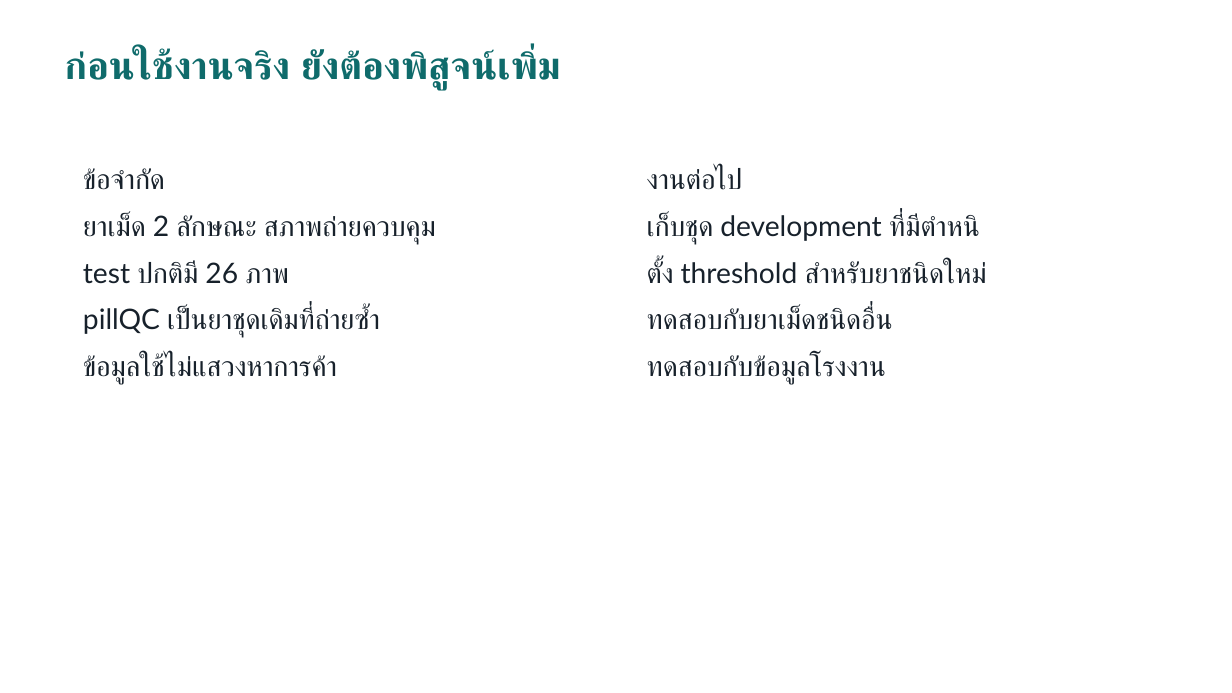
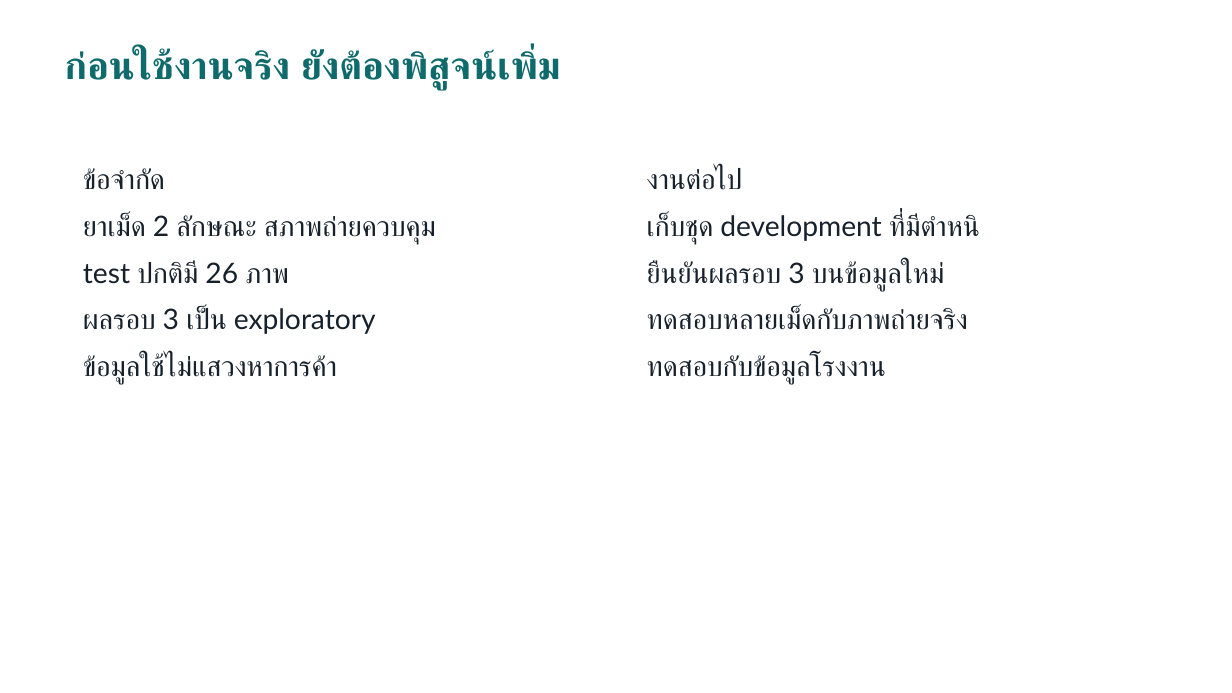
Before and after one commit to BoonyasakR/project-ai-pill, a slide deck: slide 14 of docs/AI_Pill_Anomaly_Detection_Slides.pptx (slide 12 before the commit). Drawn at 1232x693 pixels with LibreOffice and Linux fonts; fonts in the diff are those of the drawing. Boxes give left, top, right and bottom in pixels: in the first picture for what was removed or moved away, otherwise in the second. Text is boxed around its words. In the diff, an @@ line names an element or a change of style, - is before the commit and + after.

```diff
--- a/docs/AI_Pill_Anomaly_Detection_Slides.pptx
+++ b/docs/AI_Pill_Anomaly_Detection_Slides.pptx
@@ text at <box>647,261,968,330</box>: text changed @@
-ตั้ง threshold สำหรับยาชนิดใหม่
-ทดสอบกับยาเม็ดชนิดอื่น
+ยืนยันผลรอบ 3 บนข้อมูลใหม่
+ทดสอบหลายเม็ดกับภาพถ่ายจริง
@@ text at <box>83,308,376,334</box>: text changed @@
-pillQC เป็นยาชุดเดิมที่ถ่ายซ้ำ
+ผลรอบ 3 เป็น exploratory
```
Also in this commit, not shown: 2 other slides changed, 2 slides added, 6 other files.
